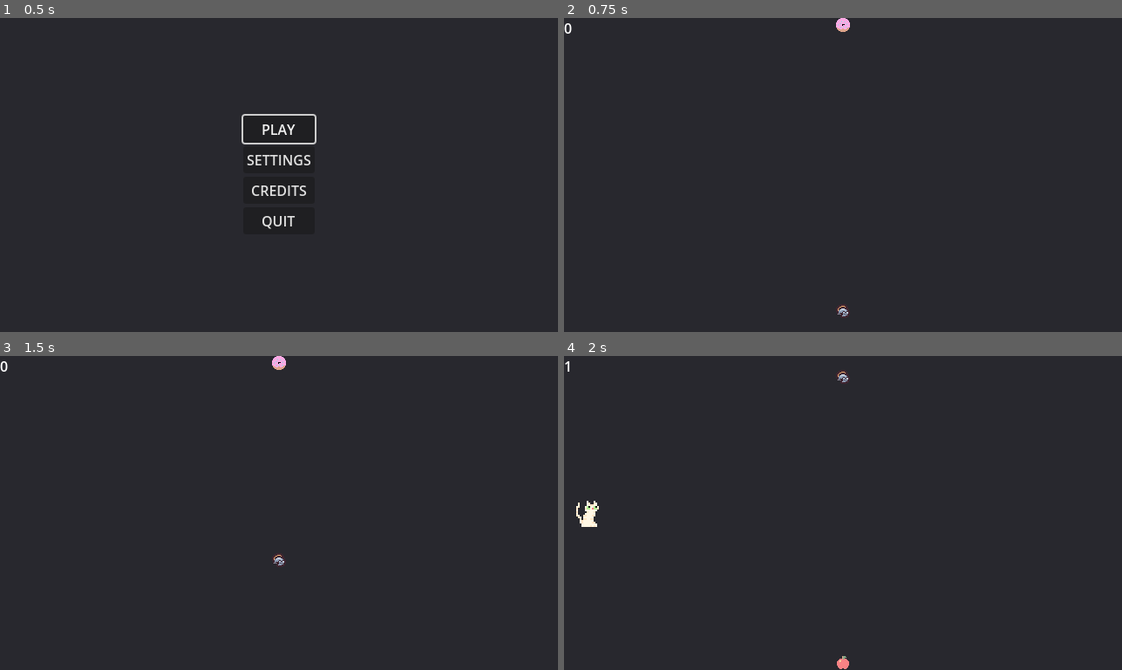
Above: before the commit, frames 1-4 (two rows, left to right).
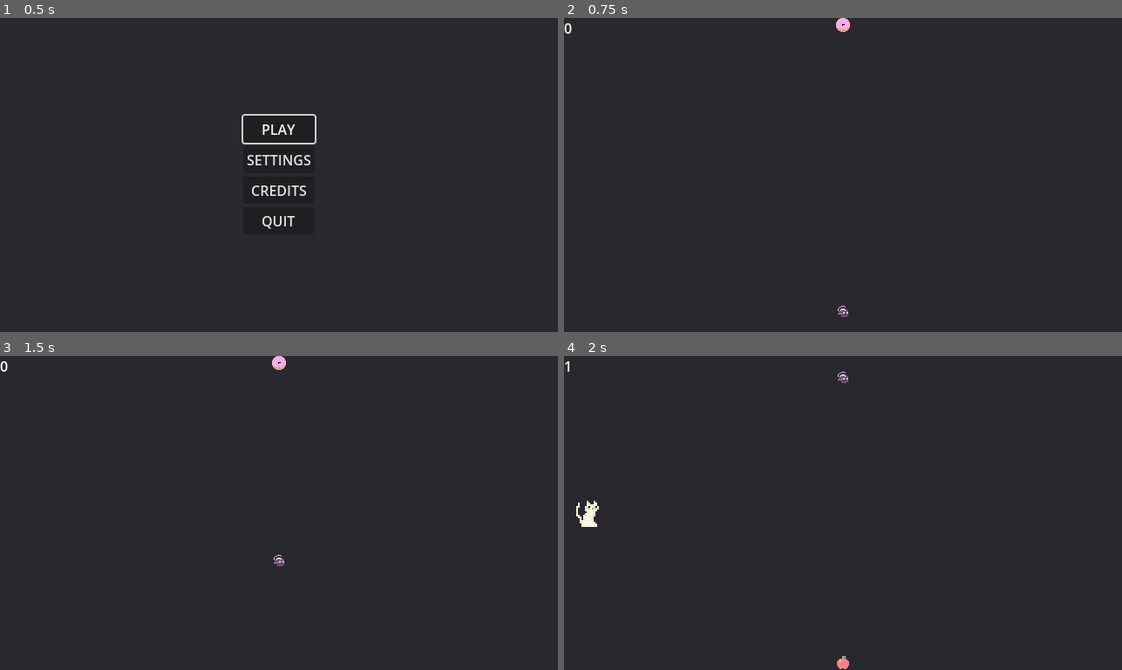
Above: after the commit, the same moments.

Repository: SpoopCats/FiniteStateMachine
Game: Godot game, scene res://scenes/UI/start_menu/start_menu.tscn
Two runs of this game, one before a commit and one after it. Both use one fixed random seed, a clock stepped at 60 frames per second and the inputs below.
Inputs:
- Up to frame 1 (0.5 s): no input
- Up to frame 2 (0.75 s): click "PLAY" at 0.5 s
- Up to frame 3 (1.5 s): tap Enter (ui_accept) at 1.25 s
- Up to frame 4 (2 s): tap Enter (ui_accept) at 1.52 s

Frame 1 is identical in both runs. In frame 2, less than 0.1% of the frame differs, in the area x 49-51%, y 91-96%; in frame 3, less than 0.1%; in frame 4, less than 0.1%.

Commit message:
Update Ralph sprite
Updated the player sprite to a different rat, altered slightly and adjusted to fit the color palette. Also changed pedestal colors to match background. Added Kenny TinyDungeon to credits since I edited that rat sprite.

Diff:
--- a/project.godot
+++ b/project.godot
@@ -18,7 +18,6 @@
 
 GameEvents="*res://scenes/autoload/game_events.tscn"
 ScoreTracker="*res://scenes/autoload/score_tracker.tscn"
-BkgroundMusic="*res://sounds/music/bkground_music.tscn"
 GameOver="*res://sounds/sfx/game_over.tscn"
 
 [display]
--- a/scenes/game_objects/pedestals/btm_pedestal.tscn
+++ b/scenes/game_objects/pedestals/btm_pedestal.tscn
@@ -3,6 +3,3 @@
 [ext_resource type="PackedScene" uid="uid://dlebo6pg020d3" path="res://scenes/game_objects/pedestals/top_pedestal.tscn" id="1_ynlf2"]
 
 [node name="BtmPedestal" groups=["btm_pedestal"] instance=ExtResource("1_ynlf2")]
-
-[node name="ColorRect" parent="." index="1"]
-color = Color(0.156863, 0.156863, 0.180392, 1)
--- a/scenes/game_objects/player/player.tscn
+++ b/scenes/game_objects/player/player.tscn
@@ -2,7 +2,7 @@
 
 [ext_resource type="Script" path="res://scenes/game_objects/player/player.gd" id="1_pdcg6"]
 [ext_resource type="Script" path="res://scenes/game_objects/player/state_machine.gd" id="2_alk6w"]
-[ext_resource type="Texture2D" uid="uid://dr106m3kge3he" path="res://scenes/game_objects/player/ralph.png" id="2_btrcy"]
+[ext_resource type="Texture2D" uid="uid://dyswl6aq5igir" path="res://sprites/ralph.png" id="2_rkqnt"]
 [ext_resource type="Script" path="res://scenes/game_objects/player/wait_btm.gd" id="3_87pjr"]
 [ext_resource type="Script" path="res://scenes/game_objects/player/moving_up.gd" id="4_s5y56"]
 [ext_resource type="Script" path="res://scenes/game_objects/player/wait_top.gd" id="5_bosfj"]
@@ -22,7 +22,7 @@
 shape = SubResource("CircleShape2D_qoavk")
 
 [node name="Sprite2D" type="Sprite2D" parent="."]
-texture = ExtResource("2_btrcy")
+texture = ExtResource("2_rkqnt")
 
 [node name="StateMachine" type="Node" parent="." node_paths=PackedStringArray("initial_state")]
 script = ExtResource("2_alk6w")
Not shown, changed: credits.txt
Binary file added: sprites/ralph.png
Not shown, added: sprites/ralph.png.import
